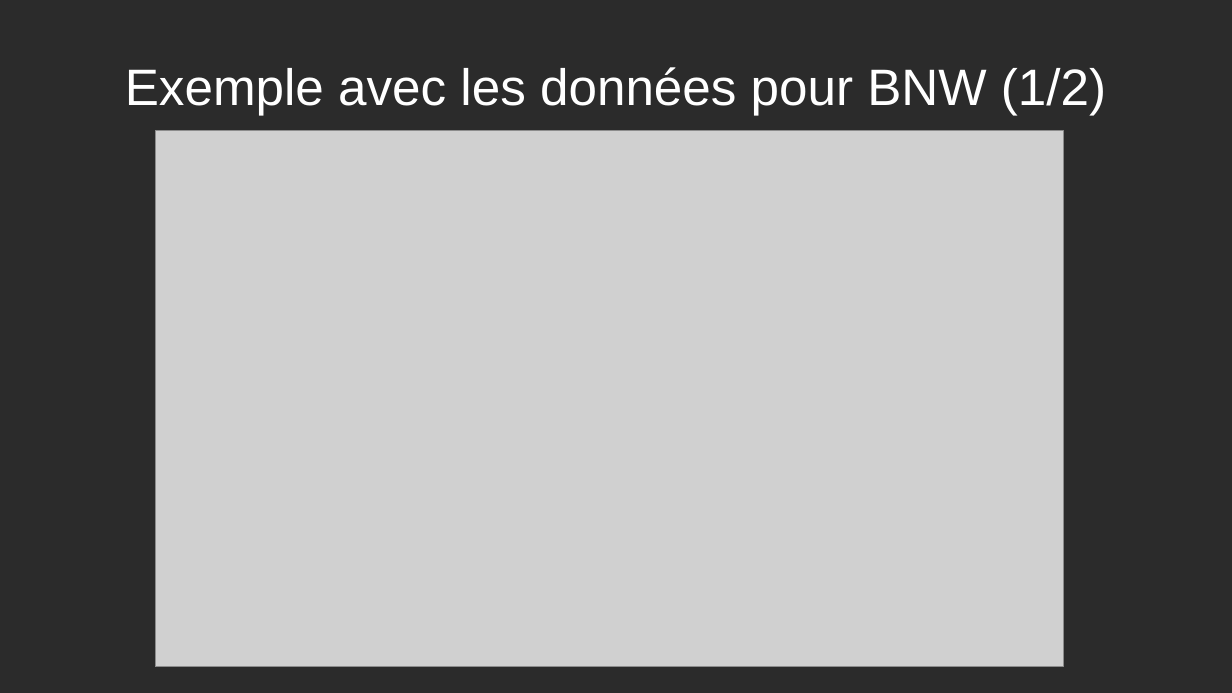
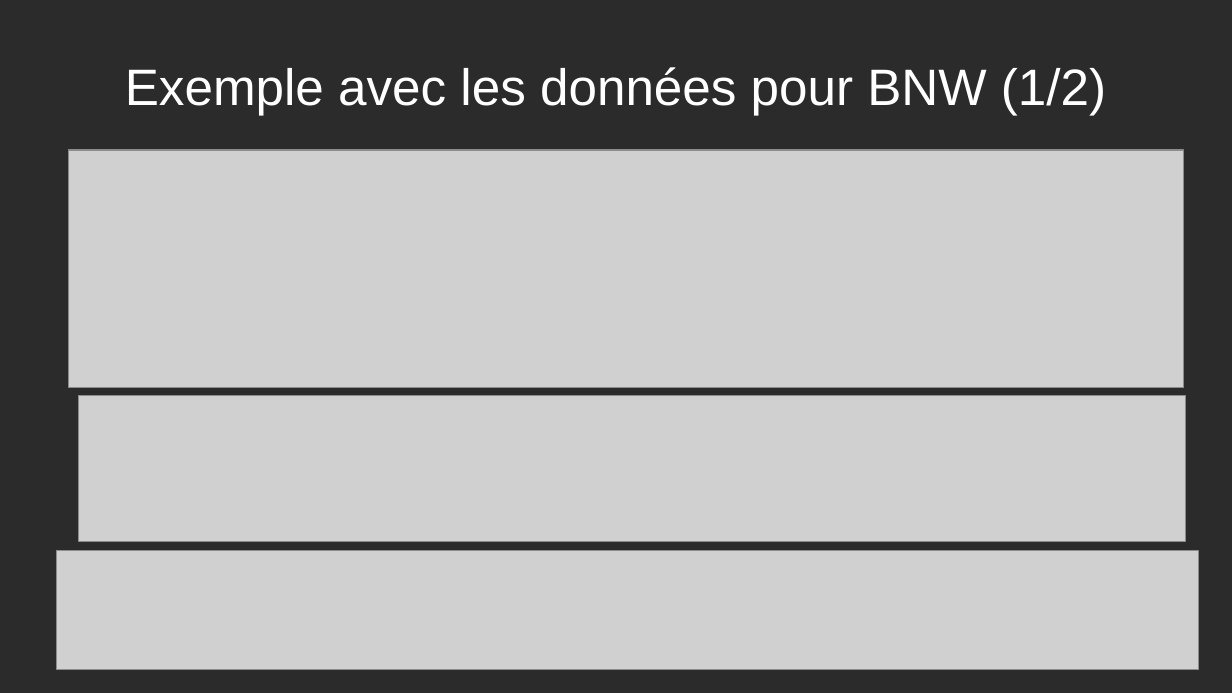
Before and after one commit to jebissey/MyClub, a slide deck: slide 13 of doc/Presentation _2.odp. Drawn at 1232x693 pixels with LibreOffice and Linux fonts; fonts in the diff are those of the drawing; grey boxes stand for pictures; background and template pictures are left out; a plain dark background stands for a picture behind light text. Boxes give left, top, right and bottom in pixels: in the first picture for what was removed or moved away, otherwise in the second. Text is boxed around its words. In the diff, an @@ line names an element or a change of style, - is before the commit and + after.

```diff
--- a/doc/Presentation _2.odp
+++ b/doc/Presentation _2.odp
@@ picture: place and size @@
-picture at [155, 131, 1064, 667]
+picture at [69, 150, 1185, 388]
@@ picture added at [78, 396, 1185, 542] @@
@@ picture added at [57, 551, 1200, 670] @@
```
Also in this commit, not shown: 3 other slides changed, 1 slide added, 15 other files.
